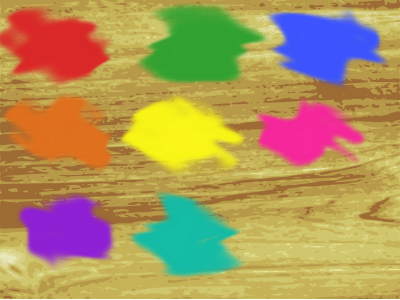
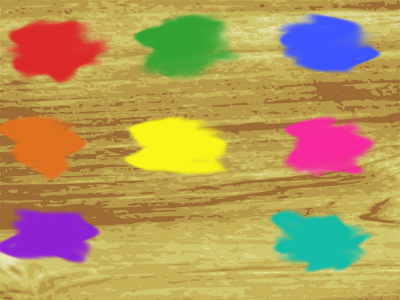
Two versions of the same layered image (400×300). Layer-by-layer changes:
added layer "Cyan" above "Purple" over [267, 207, 377, 275]
added layer "Purple" above "Pink" over [0, 205, 103, 266]
added layer "Pink" above "Yellow" over [279, 111, 379, 182]
added layer "Yellow" above "Orange" over [120, 114, 231, 177]
renamed "Pasted Layer" to "Orange", painted on it over [0, 0, 400, 299]
added layer "Blue" above "Green" over [273, 11, 383, 75]
added layer "Green" above "Red" over [130, 10, 248, 83]
added layer "Red" above "wood grain.svg" over [0, 16, 116, 87]
renamed "Background" to "wood grain.svg", painted on it over [0, 0, 400, 300]
